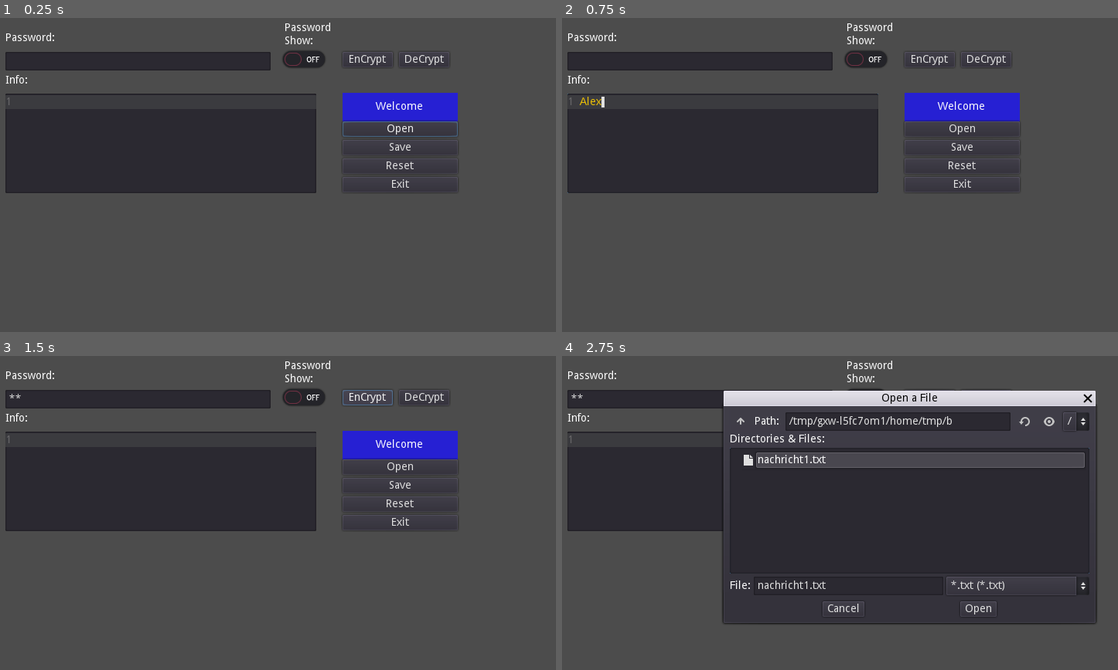
Above: before the commit, frames 1-4 (two rows, left to right).
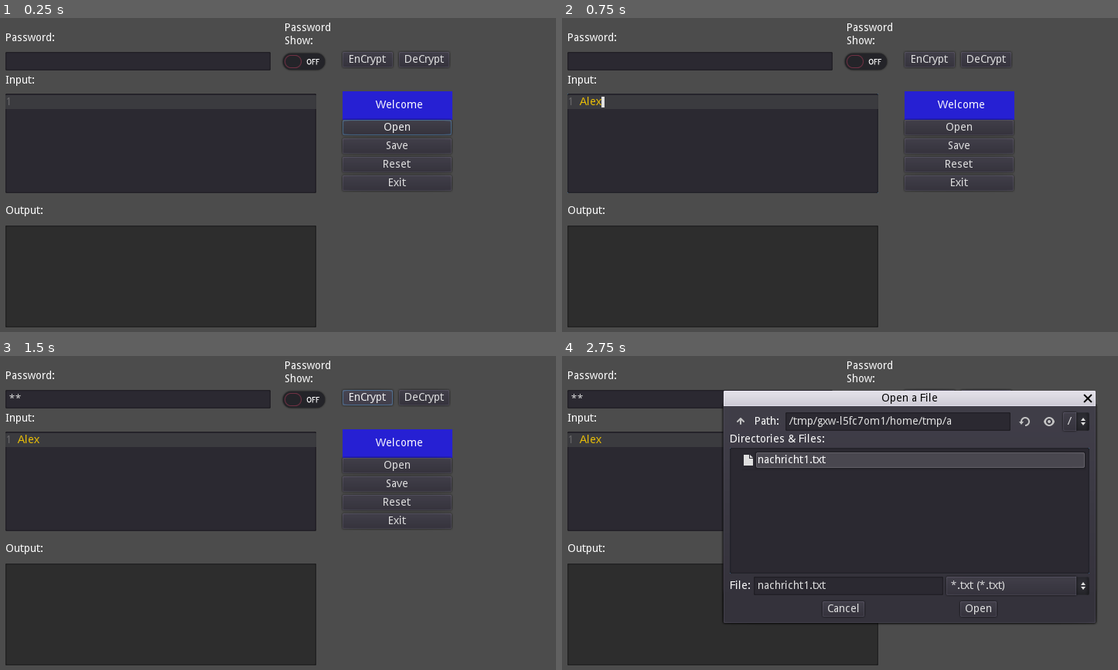
Above: after the commit, the same moments.

Repository: GizehFire/SimLuth
Game: Godot game, scene res://myDialoge.tscn
Same seed, same stepped clock (60 frames per second), same inputs: the game is played once before the commit and once after it.
Inputs (mouse positions are in pixels of both pictures, inside the frame that each line leads up to):
- Up to frame 1 (0.25 s): no input
- Up to frame 2 (0.75 s): click (723, 143) at 0.52 s; type "Alex" at 0.6 s
- Up to frame 3 (1.5 s): click (139, 399) at 0.75 s; type "12" at 0.83 s; click "EnCrypt" at 1.25 s
- Up to frame 4 (2.75 s): click "Open" at 2 s

The runs differ from the first frame. In frame 1, 20% of the frame differs, in the area x 0-83%, y 10-99%; in frame 2, 19%; in frame 3, 19%; in frame 4, 13%.

Commit message:
02.10.2022 Update

Diff:
--- a/myDialoge.gd
+++ b/myDialoge.gd
@@ -27,7 +27,7 @@
 	aes.start(AESContext.MODE_ECB_ENCRYPT, key.to_utf8())
 	var encrypted = aes.update(data.to_utf8())
 	aes.finish()
-	print(encrypted.get_string_from_ascii())
+	print(encrypted)
 
 	# Decrypt ECB
 	aes.start(AESContext.MODE_ECB_DECRYPT, key.to_utf8())
@@ -116,19 +116,29 @@
 
 		return
 
+	var aes_two = AESContext.new()
+
 	var MyKey = $KeyFieldLine.text 			# Key must be either 16 or 32 bytes.
-	var MyText = $InputText.text		# Info/Text/Message
-# warning-ignore:unused_variable
-	var myEncrypted
+	var MyText = $InputText.text			# Info/Text/Message
 
 	# Daten (MyText) mit MyKey (Password) verschluesseln
 
-	aes.start(AESContext.MODE_ECB_ENCRYPT, MyKey.to_utf8())
-	myEncrypted = aes.update(MyText.to_utf8())
-	aes.finish()
+	# MyKey = "My secret text!!"
+	# MyText = "My secret text!!"
 
-	$InputText.text = ""	# Text Feld leeren
+	print(MyKey)
+	print(MyText)
 
+	aes_two.start(AESContext.MODE_ECB_ENCRYPT, MyKey.to_utf8())
+	var myEncrypted = aes_two.update(MyText.to_utf8())
+	aes_two.finish()
+
+	print(myEncrypted)
+
+	# var myTextStr:String = myEncrypted.get_string_from_utf8()
+	# $Output.text = MyText.to_utf8()
+	# print(myEncrypted.get_string_from_ascii())
+	# $Output.text.to_utf8() = myEncrypted
 
 	pass # Replace with function body.
 
--- a/myDialoge.tscn
+++ b/myDialoge.tscn
@@ -6,7 +6,7 @@
 bg_color = Color( 0.152941, 0.129412, 0.831373, 1 )
 
 [node name="Control" type="Control"]
-margin_right = 1024.0
+margin_right = 800.0
 margin_bottom = 600.0
 script = ExtResource( 1 )
 
@@ -15,10 +15,10 @@
 anchor_top = 1.0
 anchor_right = 0.533
 anchor_bottom = 1.0
-margin_left = 12.0
-margin_top = -386.0
-margin_right = 127.208
-margin_bottom = -349.0
+margin_left = 124.0
+margin_top = -388.0
+margin_right = 239.208
+margin_bottom = -351.0
 custom_styles/panel = SubResource( 1 )
 
 [node name="InfoMSG" type="Label" parent="InfoBox"]
@@ -35,25 +35,25 @@
 margin_bottom = 92.0
 
 [node name="OpenButton" type="Button" parent="InfoBox/VBoxContainer"]
-margin_right = 149.0
+margin_right = 141.0
 margin_bottom = 20.0
 text = "Open"
 
 [node name="SaveButton" type="Button" parent="InfoBox/VBoxContainer"]
 margin_top = 24.0
-margin_right = 149.0
+margin_right = 141.0
 margin_bottom = 44.0
 text = "Save"
 
 [node name="ResetButton" type="Button" parent="InfoBox/VBoxContainer"]
 margin_top = 48.0
-margin_right = 149.0
+margin_right = 141.0
 margin_bottom = 68.0
 text = "Reset"
 
 [node name="ExitButton" type="Button" parent="InfoBox/VBoxContainer"]
 margin_top = 72.0
-margin_right = 149.0
+margin_right = 141.0
 margin_bottom = 92.0
 text = "Exit"
 
@@ -103,7 +103,14 @@
 margin_top = 191.0
 margin_right = 152.0
 margin_bottom = 205.0
-text = "Info:"
+text = "Input:"
+
+[node name="InfoResultat" type="Label" parent="."]
+margin_left = 88.0
+margin_top = 360.0
+margin_right = 152.0
+margin_bottom = 374.0
+text = "Output:"
 
 [node name="DeCryptButton" type="Button" parent="."]
 margin_left = 597.0
@@ -139,9 +146,9 @@
 
 [node name="CheckButton" type="CheckButton" parent="."]
 margin_left = 437.0
-margin_top = 151.0
+margin_top = 154.0
 margin_right = 513.0
-margin_bottom = 191.0
+margin_bottom = 194.0
 focus_mode = 0
 enabled_focus_mode = 0
 
@@ -152,6 +159,13 @@
 margin_bottom = 185.0
 secret = true
 
+[node name="Output" type="TextEdit" parent="."]
+margin_left = 88.0
+margin_top = 386.0
+margin_right = 490.0
+margin_bottom = 518.0
+readonly = true
+
 [connection signal="pressed" from="InfoBox/VBoxContainer/OpenButton" to="." method="_on_OpenButton_pressed"]
 [connection signal="pressed" from="InfoBox/VBoxContainer/SaveButton" to="." method="_on_SaveButton_pressed"]
 [connection signal="pressed" from="InfoBox/VBoxContainer/ResetButton" to="." method="_on_ResetButton_pressed"]
